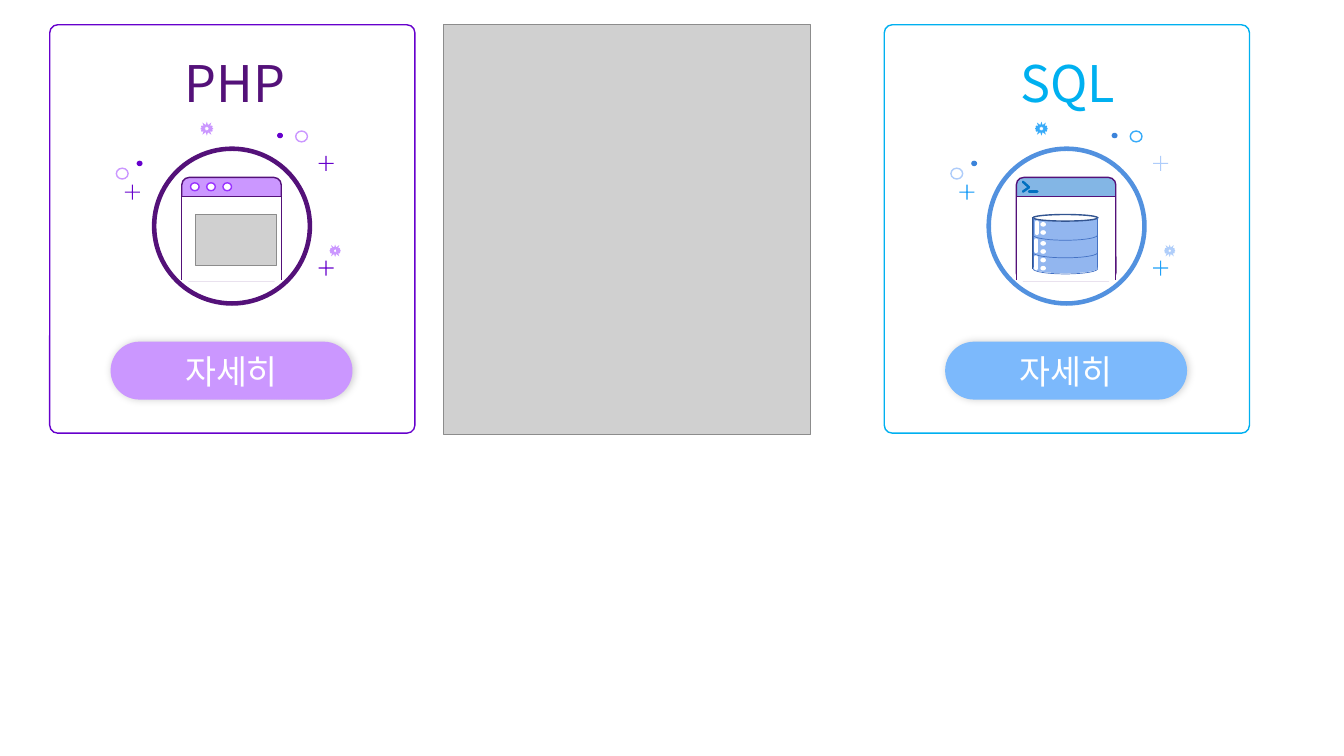
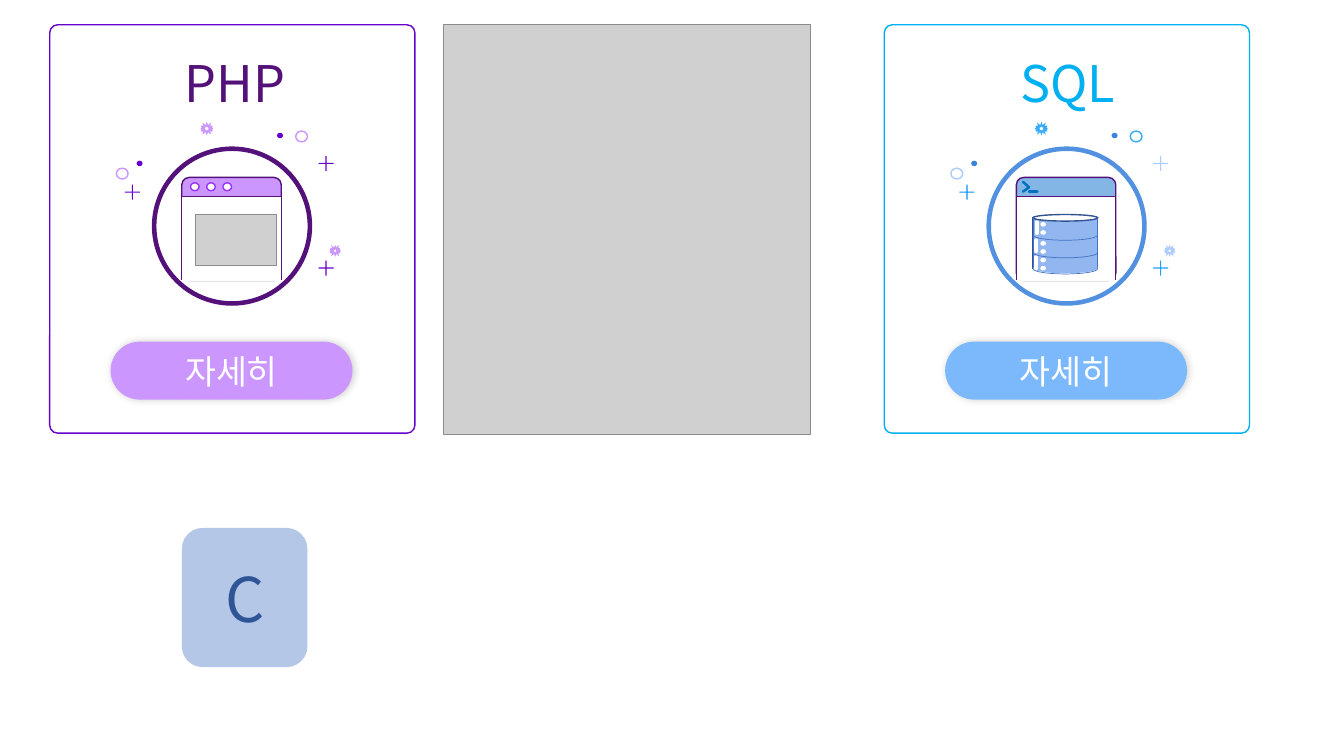
Before and after one commit to jadru/Assignment_ASP_Include, a slide deck: slide 3 of include_home_img.pptx. Drawn at 1344x756 pixels with LibreOffice and Linux fonts; fonts in the diff are those of the drawing; grey boxes stand for pictures. Boxes give left, top, right and bottom in pixels: in the first picture for what was removed or moved away, otherwise in the second. Text is boxed around its words. In the diff, an @@ line names an element or a change of style, - is before the commit and + after.

```diff
--- a/include_home_img.pptx
+++ b/include_home_img.pptx
@@ rounded rectangle added at (181, 528, 308, 667), fill #B4C7E7 @@
@@ text added at (225, 576, 264, 623), 44 pt, text #2F5597 @@
+C
```
Also in this commit, not shown: 8 other files.
